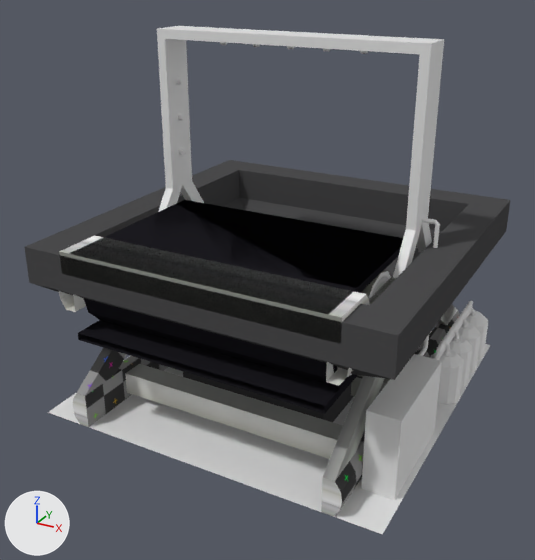
A saved change to the Blender file resources/assets/taam/models/conveyor.blend.
Before and after are seen from a 50 mm camera at (1.396, -2.252, 1.183) aimed at (0.48, -0.586, 0.35). Arrows for +X, +Y and +Z are at lower left; the lights stay in place.

Objects in the first picture: 'Appliance Sprayer', 'Conveyor End', 'Conveyor End Cap', 'Conveyor Hopper', 'Conveyor Straight', 'Reference', 'Support'.
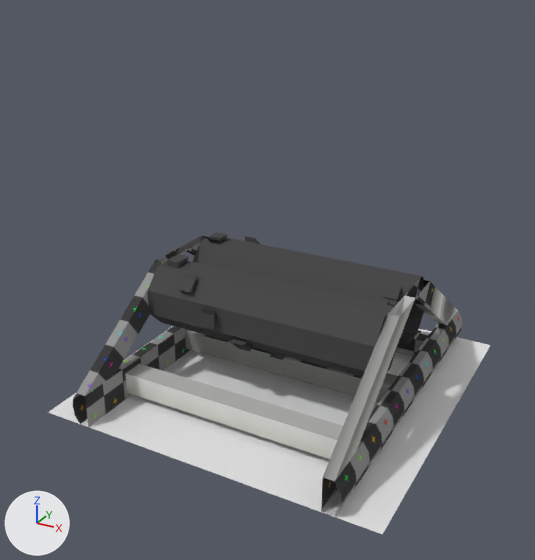
ob_empty is not drawn itself; it is used by a modifier of ob_bumpscrusher, ob_bumpsshredder, ob_bumpsgrinder.

Edits to the bpy script that builds the scene:
```text
Add me_walzes:
    me_walzes.from_pydata(...)  # 16 vertices, 8 faces; spans x -0.35..0.35, y -0.205..-0.019, z -0.093..0.093
    me_walzes.materials.append(mat_conveyor)  # picture img_conveyor
Add me_bumpscrusher:
    me_bumpscrusher.from_pydata(...)  # a box spanning x 0.0..0.0398, y -0.0199..0.0199, z 0.0..0.0181
    me_bumpscrusher.materials.append(mat_conveyor)  # picture img_conveyor
Add me_bumpsshredder:
    me_bumpsshredder.from_pydata([(0.0398, 0.0358, 0.0181), (0.0398, -0.0199, 0.0), (0.0, -0.0199, 0.0), (0.0, 0.0358, 0.0181), (0.0398, 0.0199, 0.0), (0.0, 0.0199, 0.0)], [], [(5, 2, 1, 4), (5, 4, 0, 3), (0, 1, 2, 3), (4, 1, 0), (2, 5, 3)])
    me_bumpsshredder.materials.append(mat_conveyor)  # picture img_conveyor
Change ob_appliance_sprayer:
    add ob_appliance_sprayer.hide_viewport = True
Change ob_conveyor_hopper:
    add ob_conveyor_hopper.hide_viewport = True
Change ob_conveyor_end:
    add ob_conveyor_end.hide_viewport = True
Change ob_conveyor_end_cap:
    add ob_conveyor_end_cap.hide_viewport = True
Change ob_conveyor_straight:
    add ob_conveyor_straight.hide_viewport = True
Add ob_bumpsshredder:
    ob_bumpsshredder = bpy.data.objects.new('BumpsShredder', me_bumpsshredder)
    ob_bumpsshredder.parent = ob_processor
    ob_bumpsshredder.matrix_parent_inverse = Matrix(((1.0, 0.0, 0.0, -0.5), (0.0, 1.0, 0.0, 0.5), (0.0, 0.0, 1.0, -0.257), (0.0, 0.0, 0.0, 1.0)))
    ob_bumpsshredder.location = (0.172, -0.614, 0.349)
    _m = ob_bumpsshredder.modifiers.new('Array', 'ARRAY')
    _m.count = 8
    _m.fit_length = 0.7
    _m.constant_offset_displace = (0.04, 0.0, 0.0)
    _m.use_relative_offset = False
    _m.use_merge_vertices_cap = True
    _m.use_object_offset = True
    _m.offset_object = ob_empty
    _m = ob_bumpsshredder.modifiers.new('Mirror', 'MIRROR')
    _m.use_axis = (False, True, False)
    _m.mirror_object = ob_processor
Add ob_empty:
    ob_empty = bpy.data.objects.new('Empty', None)
    ob_empty.parent = ob_bumpscrusher
    ob_empty.matrix_parent_inverse = Matrix(((1.0, 0.0, 0.0, -0.195), (0.0, 1.0, 0.0, 0.607), (0.0, 0.0, 1.0, -0.352), (0.0, 0.0, 0.0, 1.0)))
    ob_empty.location = (0.282, -0.671, 0.324)
    ob_empty.rotation_euler = (0.785, 0.0, 0.0)  # degrees (45, 0, 0)
Add ob_bumpscrusher:
    ob_bumpscrusher = bpy.data.objects.new('BumpsCrusher', me_bumpscrusher)
    ob_bumpscrusher.parent = ob_processor
    ob_bumpscrusher.matrix_parent_inverse = Matrix(((1.0, 0.0, 0.0, -0.5), (0.0, 1.0, 0.0, 0.5), (0.0, 0.0, 1.0, -0.257), (0.0, 0.0, 0.0, 1.0)))
    ob_bumpscrusher.location = (0.172, -0.614, 0.349)
    _m = ob_bumpscrusher.modifiers.new('Array', 'ARRAY')
    _m.count = 8
    _m.fit_length = 0.7
    _m.constant_offset_displace = (0.04, 0.0, 0.0)
    _m.use_relative_offset = False
    _m.use_merge_vertices_cap = True
    _m.use_object_offset = True
    _m.offset_object = ob_empty
    _m = ob_bumpscrusher.modifiers.new('Mirror', 'MIRROR')
    _m.use_axis = (False, True, False)
    _m.mirror_object = ob_processor
Add ob_processor:
    ob_processor = bpy.data.objects.new('Processor', me_walzes)
    ob_processor.location = (0.5, -0.5, 0.257)
    _m = ob_processor.modifiers.new('Mirror', 'MIRROR')
    _m.use_axis = (False, True, False)
```

Where the change shows, as pixel boxes (x1, y1, x2, y2) in the pictures (535 x 560 px):
'Conveyor Hopper', hidden
    before: (24, 160, 510, 422)
'Appliance Sprayer', hidden
    before: (157, 26, 488, 500)
'Processor', added
    after: (148, 237, 424, 377)
'Conveyor Straight', hidden (black)
    before: (58, 200, 403, 414)
'Conveyor End', hidden (black)
    before: (73, 201, 403, 516)
'Conveyor End Cap', hidden (black)
    before: (59, 235, 370, 344)
'BumpsCrusher', added
    after: (167, 232, 402, 357)
'BumpsShredder', added (black)
    after: (176, 236, 399, 360)
